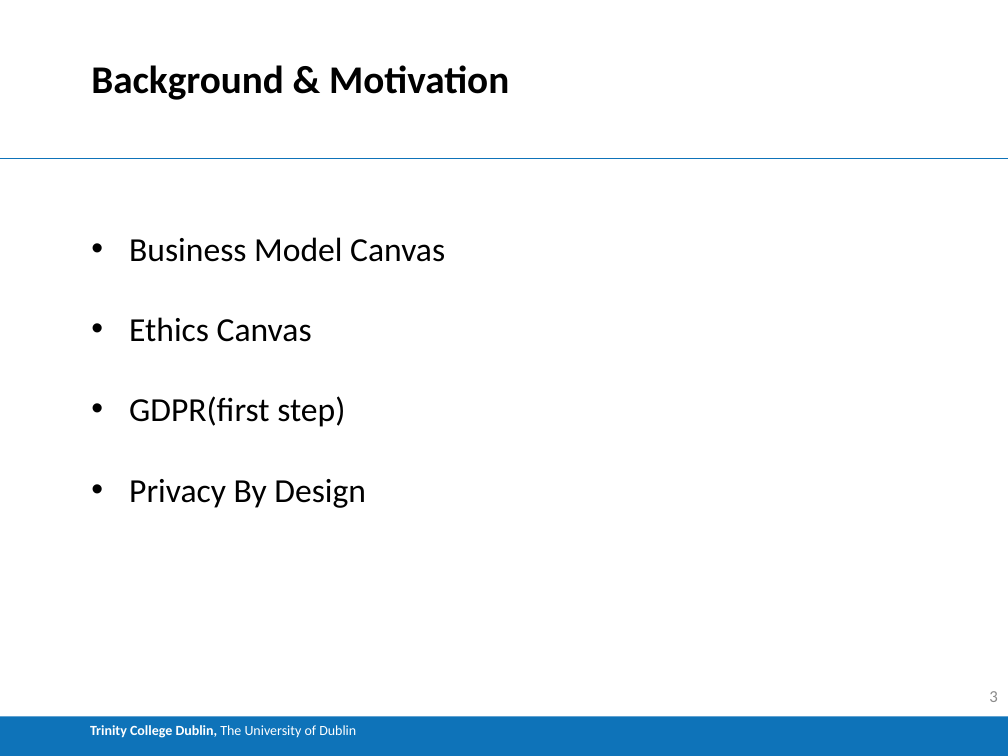
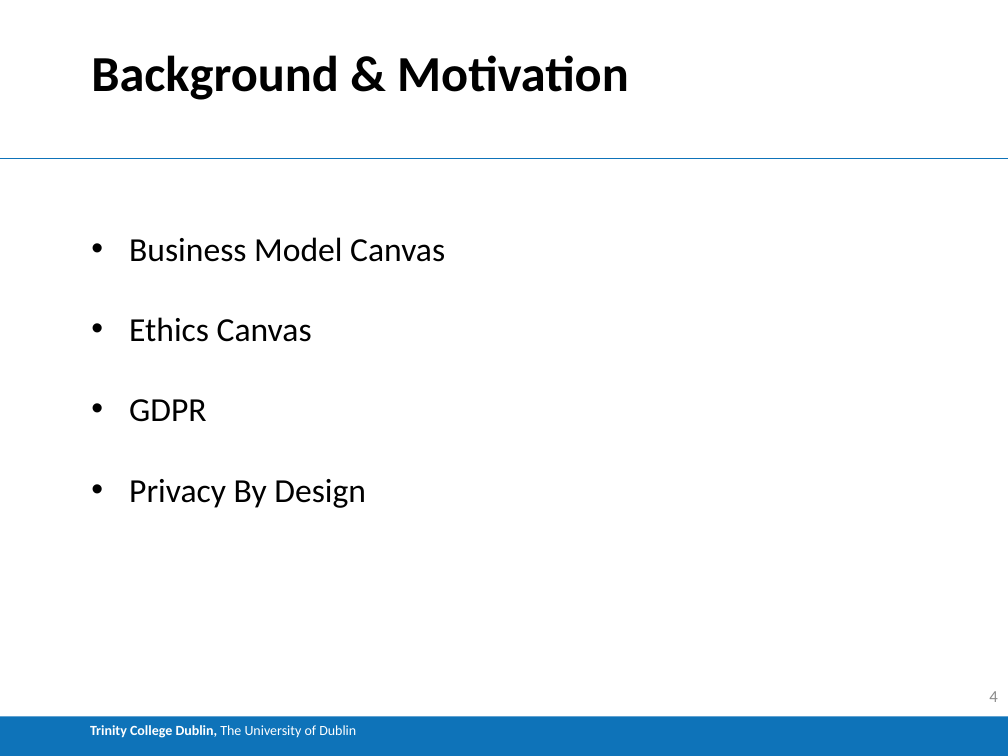
Before and after one commit to Buckley258/FYP, a slide deck: slide 4 of FYP_Demo.pptx (slide 3 before the commit). Drawn at 1008x756 pixels with LibreOffice and Linux fonts; fonts in the diff are those of the drawing. Boxes give left, top, right and bottom in pixels: in the first picture for what was removed or moved away, otherwise in the second. Text is boxed around its words. In the diff, an @@ line names an element or a change of style, - is before the commit and + after.

```diff
--- a/FYP_Demo.pptx
+++ b/FYP_Demo.pptx
@@ title "Background & Motivation" at (91, 55, 629, 100): size 28 to 36 pt @@
@@ text at (129, 399, 206, 422): text changed @@
-• GDPR(first step)
+• GDPR
@@ page number at (989, 691, 997, 702): text changed @@
-3
+4
```
Also in this commit, not shown: 16 other slides changed, 4 slides added, 3 slides removed, 2 other files.
